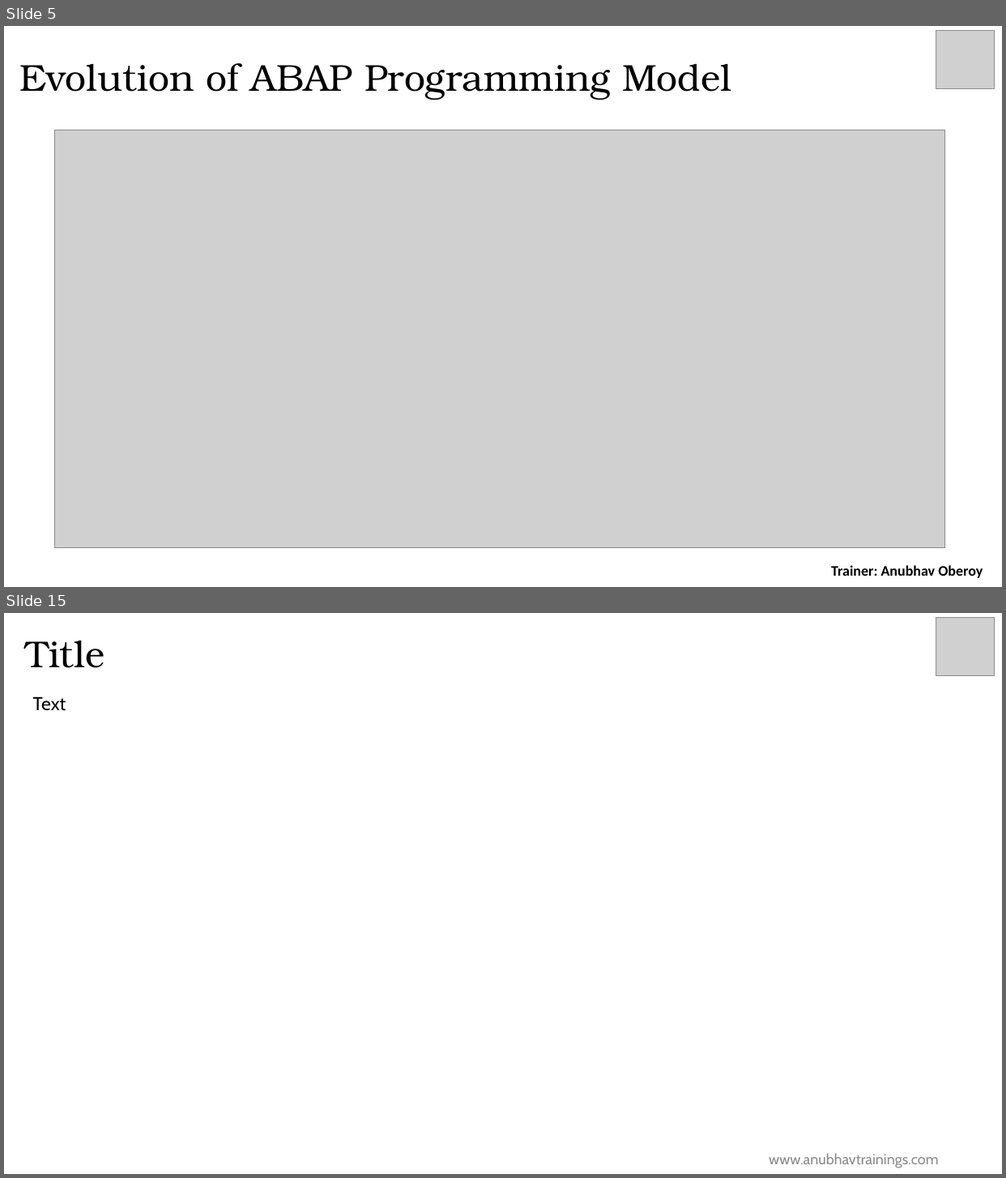
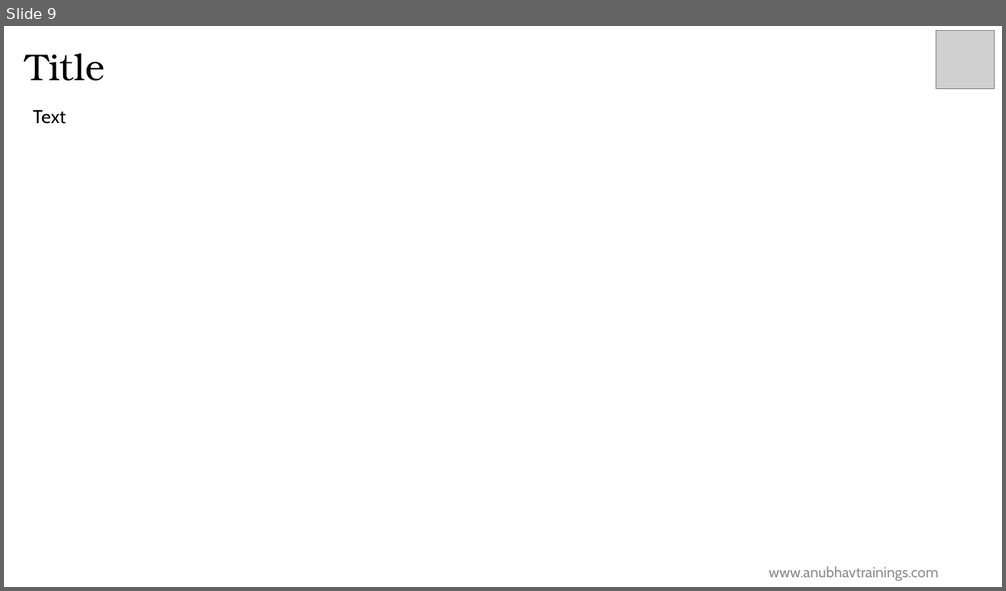
Before and after one commit to soyuztechnologies/HPC_AOH_SAC, a slide deck: Day 6/Day 6.pptx. Shown one above the other, each under a label of ours: slides 5 and 15 before the commit, slide 9 after it; the slides between them are not shown. The pictures are 1006x1178 and 1006x591 pixels, drawn with LibreOffice and Linux fonts; fonts in the diff are those of the drawing; grey boxes stand for pictures; background and template pictures are left out. Boxes give left, top, right and bottom in pixels: in the first picture for what was removed or moved away, otherwise in the second. Text is boxed around its words. In the diff, an @@ line names an element or a change of style, - is before the commit and + after.

```diff
--- a/Day 6/Day 6.pptx
+++ b/Day 6/Day 6.pptx
@@ slide 5 removed at bbox=[4, 26, 1002, 587], background #FFFFFF @@
@@ picture removed at bbox=[936, 31, 995, 88] @@
@@ title removed at bbox=[19, 63, 731, 100] @@
-Evolution of ABAP Programming Model
@@ picture removed at bbox=[55, 130, 946, 548] @@
@@ text removed at bbox=[831, 565, 982, 578] @@
-Trainer: Anubhav Oberoy
@@ what was slide 15 is now slide 9 @@
```
Also in this commit, not shown: 1 slide changed, 7 slides added, 12 other slides removed, 12 other files.
